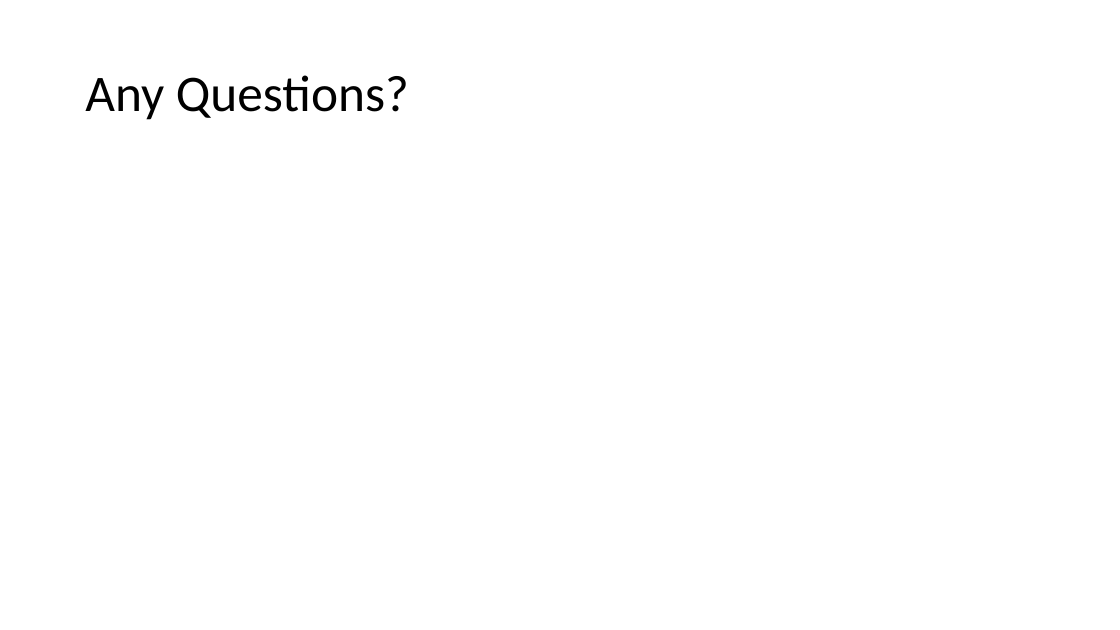
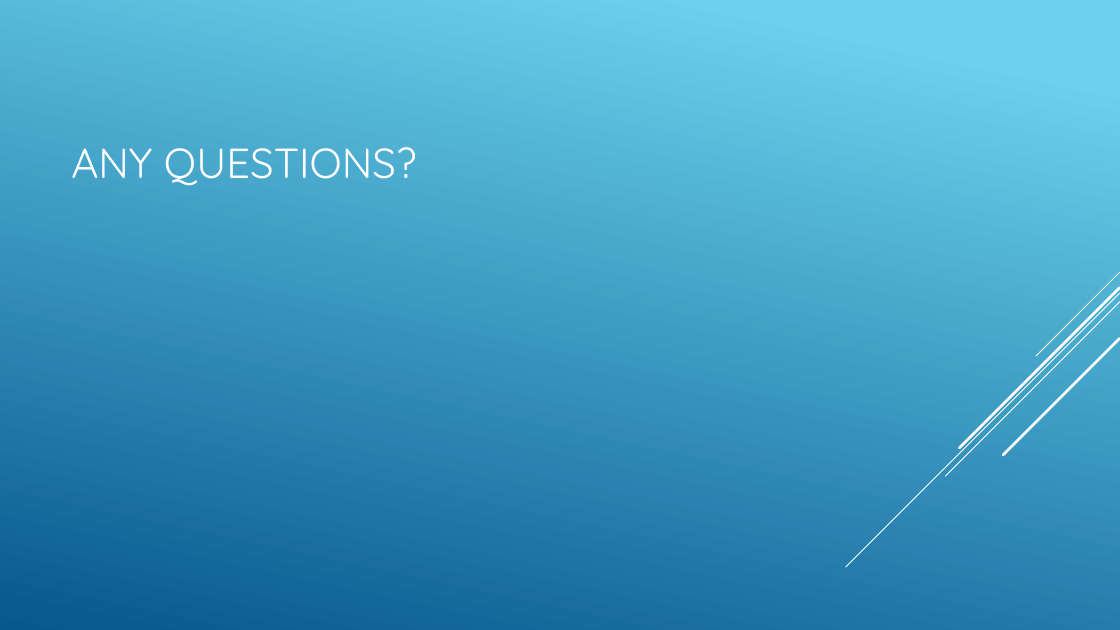
Before and after one commit to rakoc001/EAMS-Prototype-Asset-Survey-App, a slide deck: slide 11 of PrototypeAssetSurveyAppDrawer/_Demo Presentation Materials/Eams Presentation Outline.pptx (slide 6 before the commit). Drawn at 1120x630 pixels with LibreOffice and Linux fonts; fonts in the diff are those of the drawing. Boxes give left, top, right and bottom in pixels: in the first picture for what was removed or moved away, otherwise in the second. Text is boxed around its words. In the diff, an @@ line names an element or a change of style, - is before the commit and + after.

```diff
--- a/PrototypeAssetSurveyAppDrawer/_Demo Presentation Materials/Eams Presentation Outline.pptx
+++ b/PrototypeAssetSurveyAppDrawer/_Demo Presentation Materials/Eams Presentation Outline.pptx
@@ background #FFFFFF to gradient #6ED2EB to #06588E @@
@@ title at <box>71,147,417,186</box>: text changed; size 44 to 36 pt; font Calibri to Quicksand; text colour #000000 to #FFFFFF @@
-Any Questions?
+ANY QUESTIONS?
@@ group added at <box>846,272,1120,567</box>: 5 lines @@
```
Also in this commit, not shown: 1 other slide changed, 9 slides added, 4 slides removed, 16 other files.
